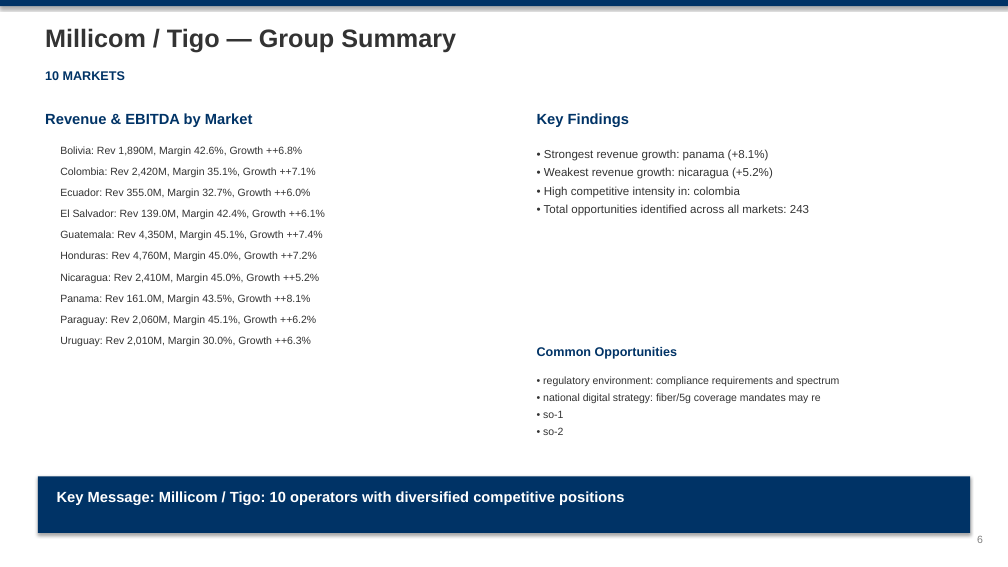
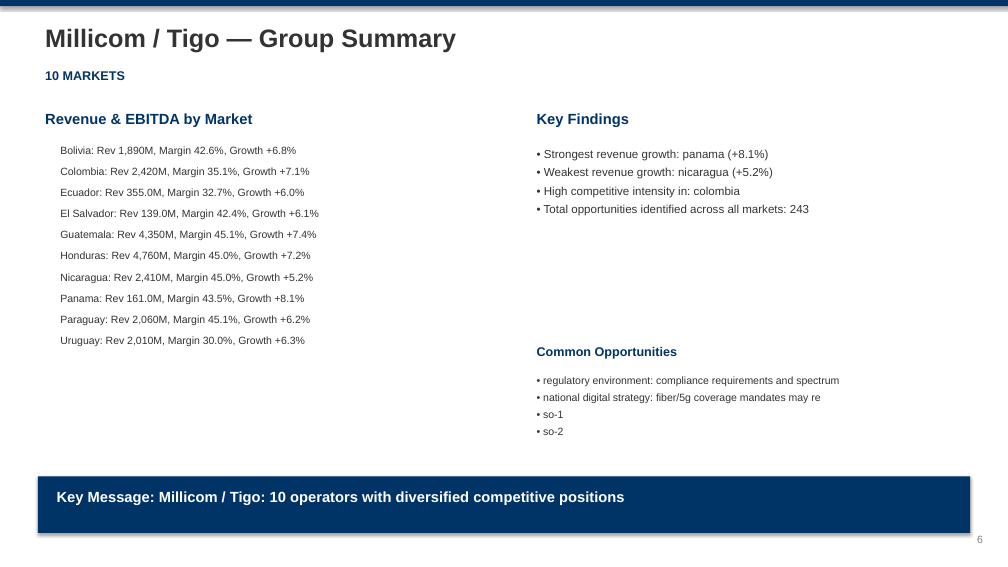
Before and after one commit to mypinseeker/BLM-Financial-Report-Analysis, a slide deck: slide 6 of data/output/group/blm_niel_group_consolidated_cq4_2025.pptx. Drawn at 1008x567 pixels with LibreOffice and Linux fonts; fonts in the diff are those of the drawing. Boxes give left, top, right and bottom in pixels: in the first picture for what was removed or moved away, otherwise in the second. Text is boxed around its words. In the diff, an @@ line names an element or a change of style, - is before the commit and + after.

```diff
--- a/data/output/group/blm_niel_group_consolidated_cq4_2025.pptx
+++ b/data/output/group/blm_niel_group_consolidated_cq4_2025.pptx
@@ text at box(60, 146, 296, 156): text changed @@
-Bolivia: Rev 1,890M, Margin 42.6%, Growth ++6.8%
+Bolivia: Rev 1,890M, Margin 42.6%, Growth +6.8%
@@ text at box(60, 167, 310, 177): text changed @@
-Colombia: Rev 2,420M, Margin 35.1%, Growth ++7.1%
+Colombia: Rev 2,420M, Margin 35.1%, Growth +7.1%
@@ text at box(60, 188, 304, 198): text changed @@
-Ecuador: Rev 355.0M, Margin 32.7%, Growth ++6.0%
+Ecuador: Rev 355.0M, Margin 32.7%, Growth +6.0%
@@ text at box(60, 209, 319, 219): text changed @@
-El Salvador: Rev 139.0M, Margin 42.4%, Growth ++6.1%
+El Salvador: Rev 139.0M, Margin 42.4%, Growth +6.1%
@@ text at box(60, 230, 317, 240): text changed @@
-Guatemala: Rev 4,350M, Margin 45.1%, Growth ++7.4%
+Guatemala: Rev 4,350M, Margin 45.1%, Growth +7.4%
@@ text at box(60, 251, 311, 261): text changed @@
-Honduras: Rev 4,760M, Margin 45.0%, Growth ++7.2%
+Honduras: Rev 4,760M, Margin 45.0%, Growth +7.2%
@@ text at box(60, 273, 313, 283): text changed @@
-Nicaragua: Rev 2,410M, Margin 45.0%, Growth ++5.2%
+Nicaragua: Rev 2,410M, Margin 45.0%, Growth +5.2%
@@ text at box(60, 294, 304, 304): text changed @@
-Panama: Rev 161.0M, Margin 43.5%, Growth ++8.1%
+Panama: Rev 161.0M, Margin 43.5%, Growth +8.1%
@@ text at box(60, 315, 310, 325): text changed @@
-Paraguay: Rev 2,060M, Margin 45.1%, Growth ++6.2%
+Paraguay: Rev 2,060M, Margin 45.1%, Growth +6.2%
@@ text at box(60, 336, 305, 346): text changed @@
-Uruguay: Rev 2,010M, Margin 30.0%, Growth ++6.3%
+Uruguay: Rev 2,010M, Margin 30.0%, Growth +6.3%
```
Also in this commit, not shown: 2 other slides changed, 4 other files.
